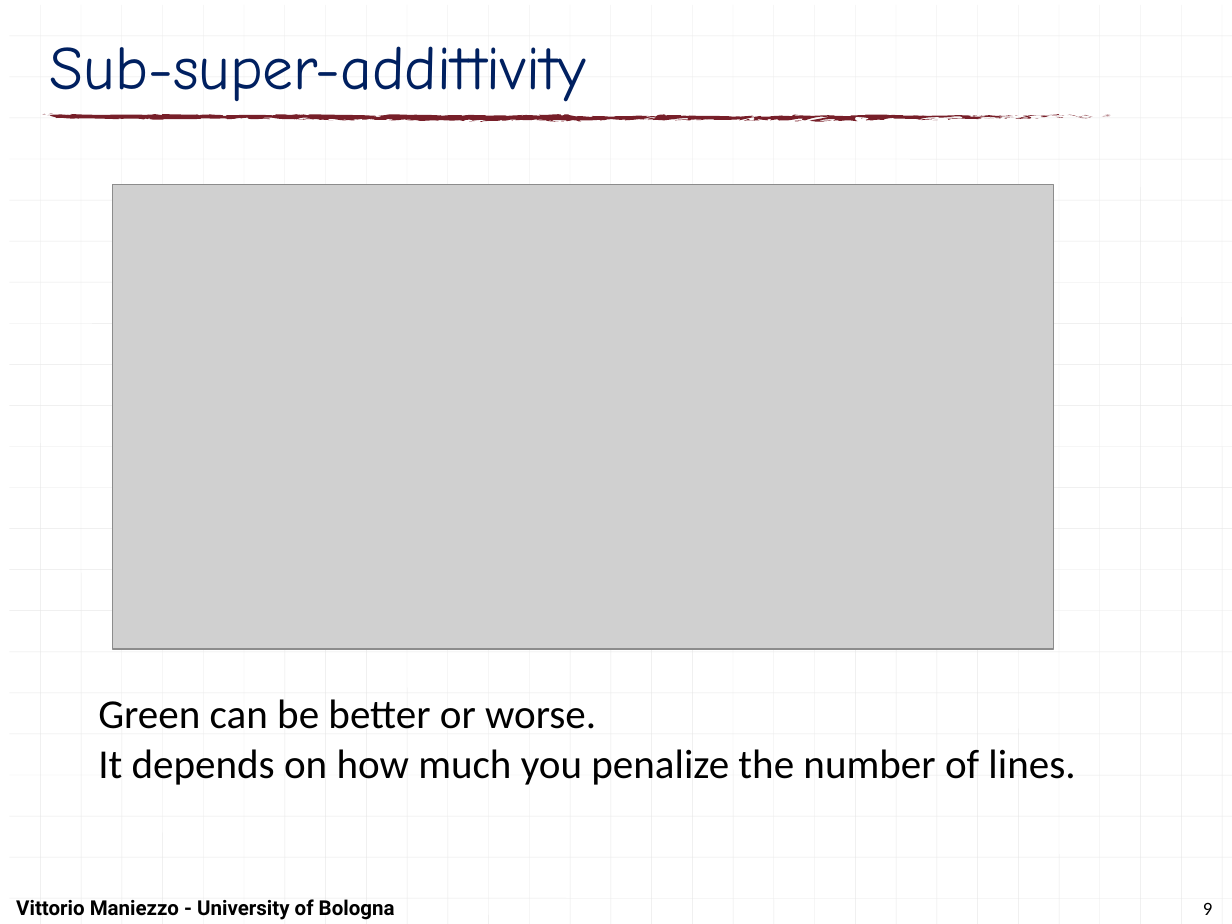
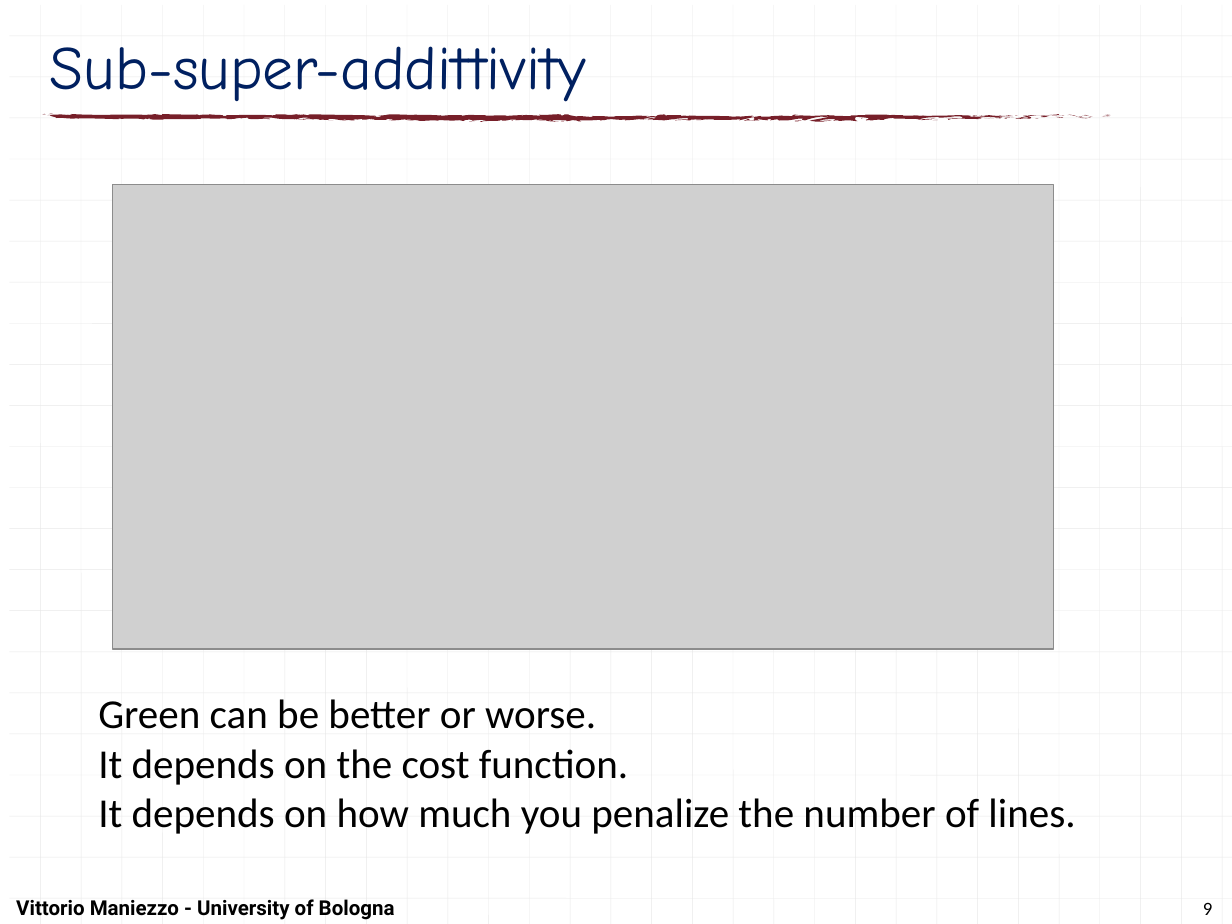
Before and after one commit to maniezzo/segmentation, a slide deck: slide 9 of doc/LION25_F&B/F&Bsegmentation.pptx. Drawn at 1232x924 pixels with LibreOffice and Linux fonts; fonts in the diff are those of the drawing; grey boxes stand for pictures. Boxes give left, top, right and bottom in pixels: in the first picture for what was removed or moved away, otherwise in the second. Text is boxed around its words. In the diff, an @@ line names an element or a change of style, - is before the commit and + after.

```diff
--- a/doc/LION25_F&B/F&Bsegmentation.pptx
+++ b/doc/LION25_F&B/F&Bsegmentation.pptx
@@ text at (98,749,628,785): paragraph added @@
+It depends on the cost function.
```
Also in this commit, not shown: 10 other slides changed.
